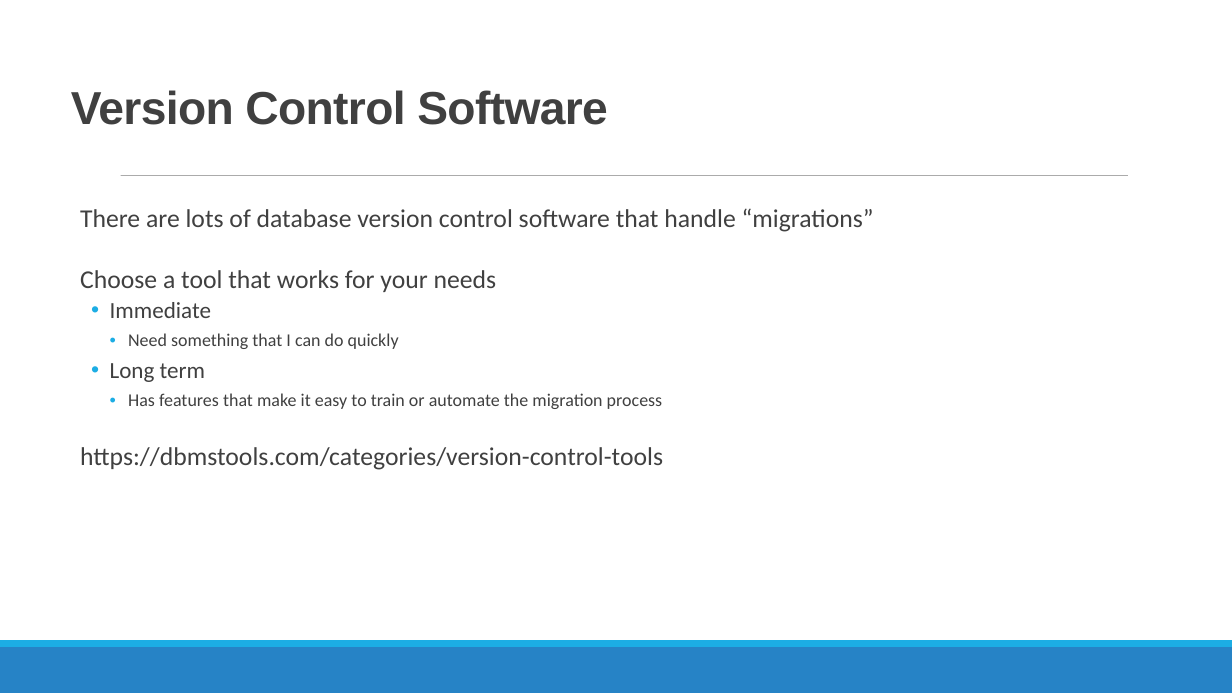
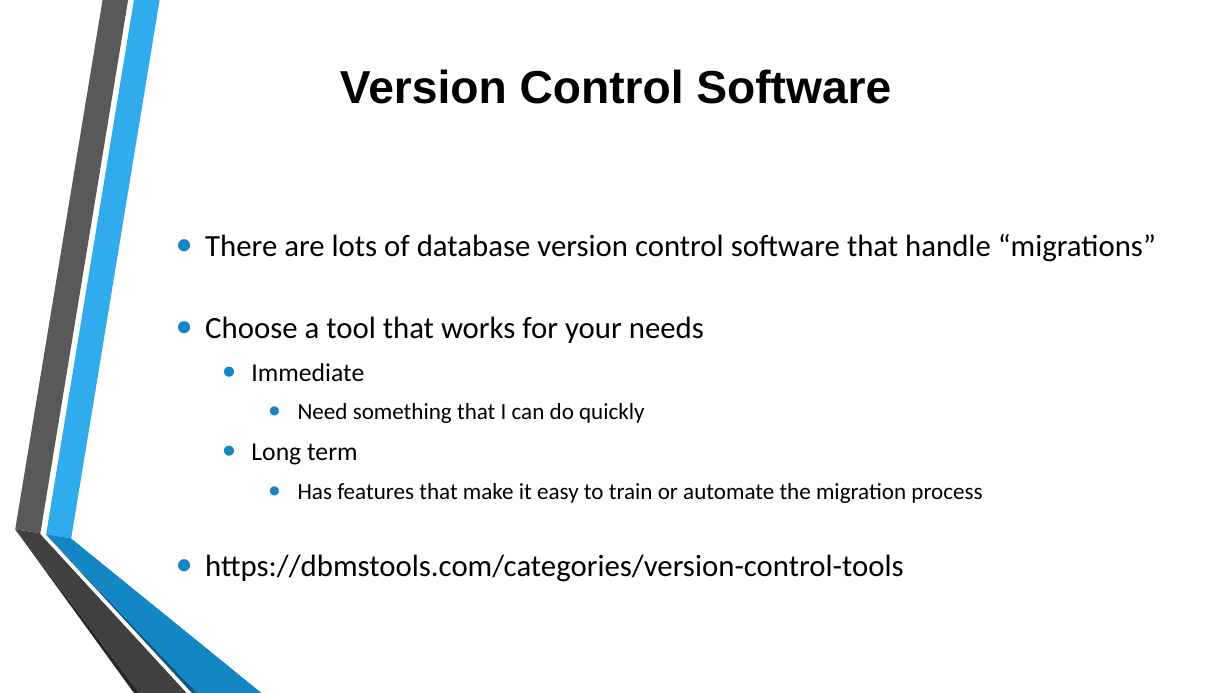
Before and after one commit to MGIS-UMN/GIS5577_week9, a slide deck: slide 24 of Database_Administration.odp. Drawn at 1232x693 pixels with LibreOffice and Linux fonts; fonts in the diff are those of the drawing; background and template pictures are left out. Boxes give left, top, right and bottom in pixels: in the first picture for what was removed or moved away, otherwise in the second. Text is boxed around its words. In the diff, an @@ line names an element or a change of style, - is before the commit and + after.

```diff
--- a/Database_Administration.odp
+++ b/Database_Administration.odp
@@ title "Version Control Software" at bbox=[340, 69, 891, 104]: text colour #404040 to #000000, letter spacing -0.5 to 0 pt; alignment left to centre; line spacing 0.85 to 1; vertical alignment bottom to middle @@
@@ line removed from (121, 176) to (1128, 176) @@
@@ text "There are lots of database ...": place and size @@
-text "There are lots of database ..." at bbox=[80, 208, 874, 470]
+text "There are lots of database ..." at bbox=[205, 234, 1156, 582]
@@ text "There are lots of database ..." at bbox=[205, 234, 1156, 582]: size 20 to 24 pt in "There are lots of database version control ...", "Choose a tool that works for your ...", "https://dbmstools.com/categories/version-control-tools"; text colour #404040 to #000000; size 18 to 20 pt in "Immediate", "Long term"; size 14 to 18 pt in "Need something that I can do quickly", "Has features that make it easy to ..."; bullet   to •; more space between paragraphs; bullet colour #1CADE4 to #1287C3; indent changed; vertical alignment top to middle @@
@@ group added at bbox=[15, 0, 262, 693]: 6 freeform shapes @@
@@ freeform shape removed at bbox=[0, 647, 1232, 693] @@
@@ freeform shape removed at bbox=[0, 640, 1232, 647] @@
```
Also in this commit, not shown: 24 other slides changed, 1 other file.
